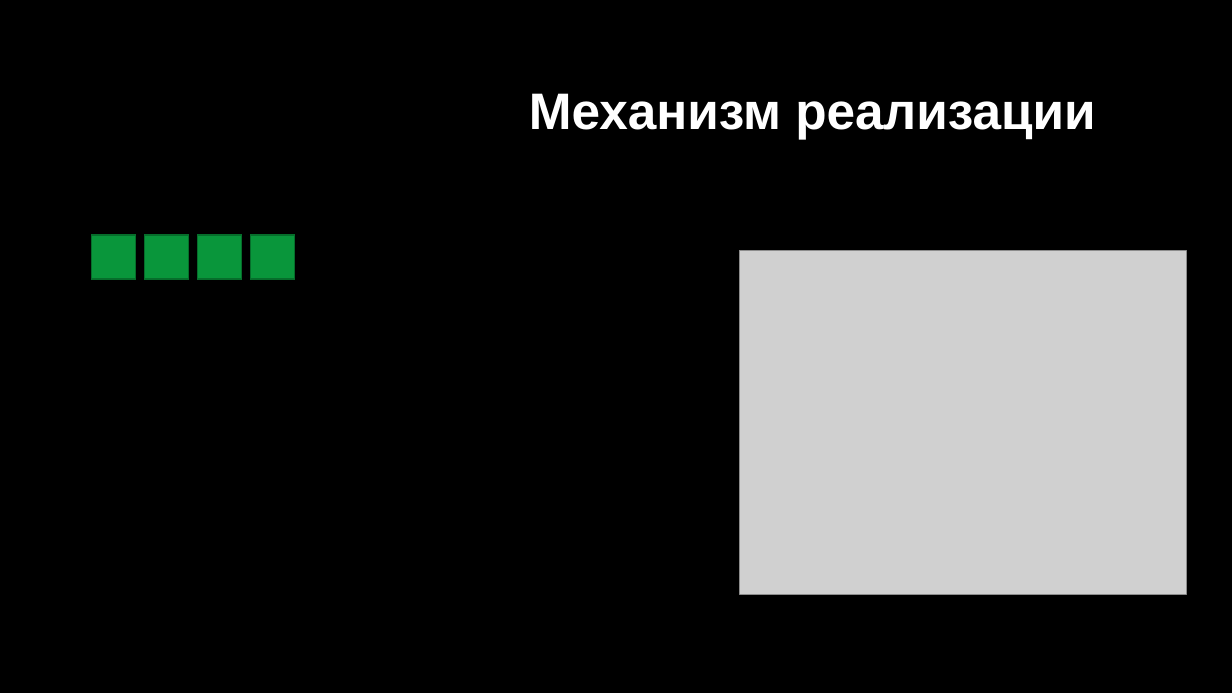
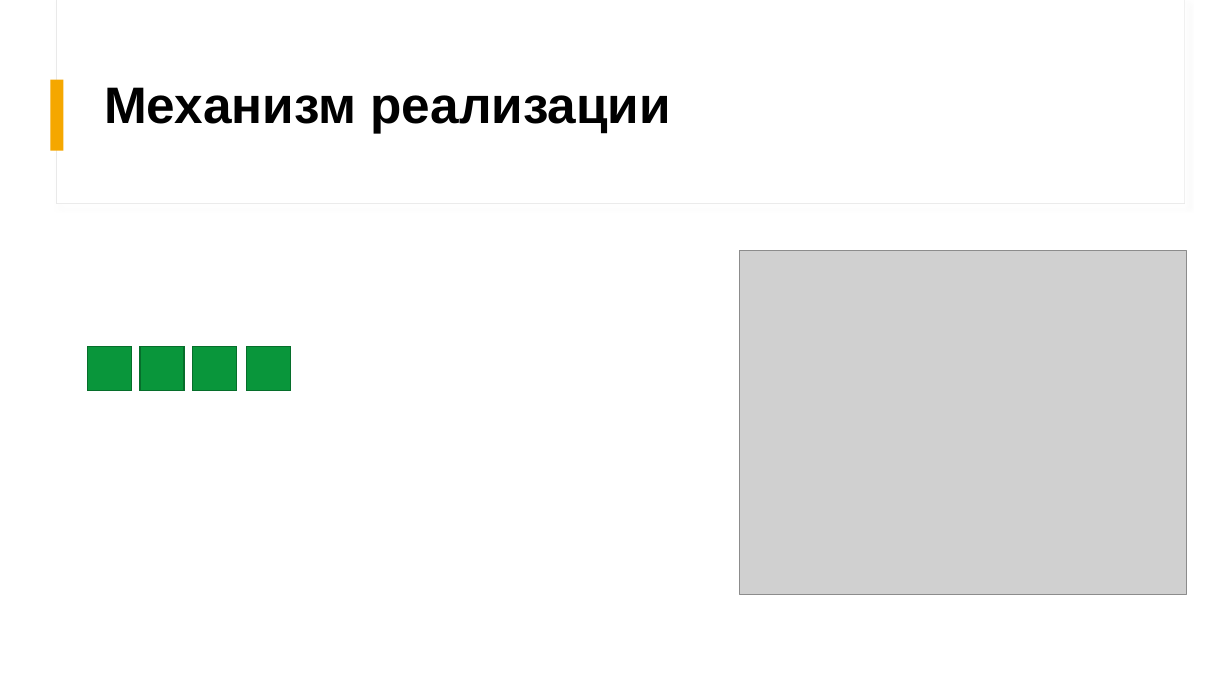
Before and after one commit to zarex1111/Snake_game, a slide deck: slide 4 of Змейка.pptx (slide 3 before the commit). Drawn at 1232x693 pixels with LibreOffice and Linux fonts; fonts in the diff are those of the drawing; grey boxes stand for pictures. Boxes give left, top, right and bottom in pixels: in the first picture for what was removed or moved away, otherwise in the second. Text is boxed around its words. In the diff, an @@ line names an element or a change of style, - is before the commit and + after.

```diff
--- a/Змейка.pptx
+++ b/Змейка.pptx
@@ rectangle removed at bbox=[0, 0, 1232, 693] @@
@@ title "Механизм реализации": place and size @@
-title "Механизм реализации" at bbox=[529, 93, 1095, 139]
+title "Механизм реализации" at bbox=[104, 87, 671, 133]
@@ title "Механизм реализации" at bbox=[104, 87, 671, 133]: text colour #FFFFFF to #000000 @@
@@ rectangle added at bbox=[51, 79, 64, 151], fill #F5A700 @@
@@ 4 rectangles: place and size @@
-4 rectangles at bbox=[91, 235, 296, 279]
+4 rectangles at bbox=[87, 347, 291, 391]
```
Also in this commit, not shown: 4 slides added.
